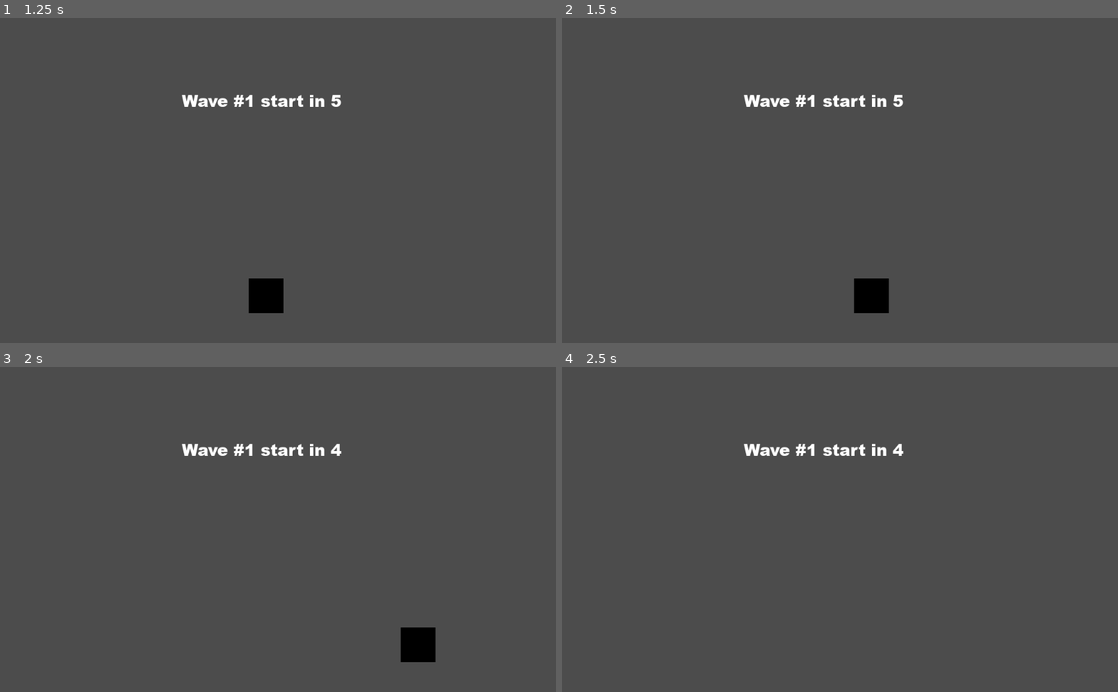
Above: before the commit, frames 1-4 (two rows, left to right).
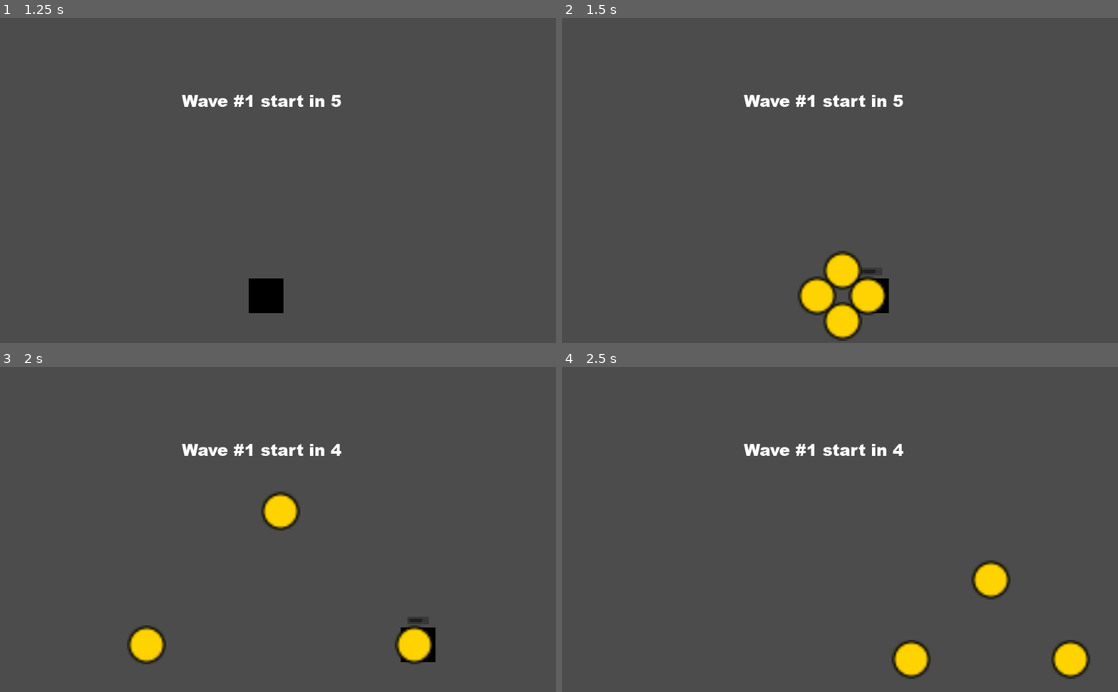
Above: after the commit, the same moments.

Repository: am-camila/Garden-Wars
Game: Godot game, scene res://models/Main/Main.tscn
The game is run twice, just before and just after one commit, with the same random seed, the same clock (stepped at 60 frames per second) and the same inputs.
Inputs:
- Up to frame 1 (1.25 s): click "Start" at 0.5 s
- Up to frame 2 (1.5 s): tap Enter at 1.25 s; hold D (move_right) from 1.28 s (still down); tap F (special_attack, bound only after the commit) at 1.35 s
- Up to frame 3 (2 s): keep holding D (move_right)
- Up to frame 4 (2.5 s): release D (move_right) at 2.03 s; hold S (move_down) from 2.03 s (still down); tap F (special_attack, bound only after the commit) at 2.1 s

Frame 1 is identical in both runs. In frame 2, 2.5% of the frame differs, in the area x 42-59%, y 71-100%; in frame 3, 1.9%; in frame 4, 1.9%.

Commit message:
agrego super disparo que consume vida al usarlo

Diff:
--- a/src/Player.gd
+++ b/src/Player.gd
@@ -81,10 +81,21 @@
 	if Input.is_action_pressed("move_up"):
 		player_position.y -= 1
 
+	if Input.is_action_just_pressed("special_attack"):
+		if max_health > 25:
+			_special_fire()
+			max_health -= 25
+			$LifePoints.value = max_health
+			$LifePoints.show()
+		if max_health == 25:
+			$CancelSpecialFire.play()
+
 	if player_position.length() > 0:
 		player_position = player_position.normalized() * speed
 
 	position += player_position * delta
+
+	check_health()
 
 
 
@@ -103,10 +114,32 @@
 			$LifePoints.show()
 			can_take_damage = false
 			$LifeTimer.start()
-			if max_health < 1:
-				print("mori")
+
 				#get_tree().paused = true
 
 
+func check_health():
+	if max_health < 1:
+				print("mori")
+
 func _on_LifeTimer_timeout():
 	can_take_damage = true
+
+
+func _special_fire():
+			var proj_N = projectile_scene.instance()
+			var proj_S = projectile_scene.instance()
+			var proj_E = projectile_scene.instance()
+			var proj_O = projectile_scene.instance()
+
+			proj_N.set_scale(Vector2(4,4))
+			proj_S.set_scale(Vector2(4,4))
+			proj_E.set_scale(Vector2(4,4))
+			proj_O.set_scale(Vector2(4,4))
+
+			var glob = fire_position.global_position
+			proj_N.initialize(projectile_container, fire_position.global_position, glob.direction_to(fire_position.global_position+(Vector2(0,10))))
+			proj_S.initialize(projectile_container, fire_position.global_position, glob.direction_to(fire_position.global_position+(Vector2(0,-10))))
+			proj_E.initialize(projectile_container, fire_position.global_position, glob.direction_to(fire_position.global_position+(Vector2(10,0))))
+			proj_O.initialize(projectile_container, fire_position.global_position, glob.direction_to(fire_position.global_position+(Vector2(-10,0))))
+			$SpecialFire.play()
--- a/src/Projectile.gd
+++ b/src/Projectile.gd
@@ -15,6 +15,7 @@
 	lifetime_timer.connect("timeout", self, "_on_lifetime_timer_timeout")
 	lifetime_timer.start()
 
+
 func _physics_process(delta):
 	position += direction * VELOCITY * delta
 
--- a/src/default_bus_layout.tres
+++ b/src/default_bus_layout.tres
@@ -5,11 +5,11 @@
 bus/1/solo = false
 bus/1/mute = false
 bus/1/bypass_fx = false
-bus/1/volume_db = 0.0
+bus/1/volume_db = -0.130497
 bus/1/send = "Master"
 bus/2/name = "SFX"
 bus/2/solo = false
 bus/2/mute = false
 bus/2/bypass_fx = false
-bus/2/volume_db = 0.0
+bus/2/volume_db = 0.464998
 bus/2/send = "Master"
--- a/src/models/Player/Player.tscn
+++ b/src/models/Player/Player.tscn
@@ -1,10 +1,12 @@
-[gd_scene load_steps=8 format=2]
+[gd_scene load_steps=10 format=2]
 
 [ext_resource path="res://assets/player.png" type="Texture" id=1]
 [ext_resource path="res://Player.gd" type="Script" id=2]
 [ext_resource path="res://models/Player/PlayerProjectile.tscn" type="PackedScene" id=3]
 [ext_resource path="res://assets/songs/Fire1.ogg" type="AudioStream" id=4]
 [ext_resource path="res://assets/songs/Fire2.ogg" type="AudioStream" id=5]
+[ext_resource path="res://assets/songs/Special_Fire.wav" type="AudioStream" id=6]
+[ext_resource path="res://assets/songs/Cancel_special_fire.wav" type="AudioStream" id=7]
 
 [sub_resource type="CircleShape2D" id=1]
 radius = 230.176
@@ -56,6 +58,12 @@
 volume_db = -10.0
 bus = "SFX"
 
+[node name="CancelSpecialFire" type="AudioStreamPlayer" parent="."]
+stream = ExtResource( 7 )
+
+[node name="SpecialFire" type="AudioStreamPlayer" parent="."]
+stream = ExtResource( 6 )
+
 [connection signal="body_entered" from="FireArea" to="." method="_on_FireArea_body_entered"]
 [connection signal="body_entered" from="HitArea" to="." method="_on_HitArea_body_entered"]
 [connection signal="timeout" from="LifeTimer" to="." method="_on_LifeTimer_timeout"]
--- a/src/project.godot
+++ b/src/project.godot
@@ -46,6 +46,10 @@
 window/stretch/mode="viewport"
 window/stretch/aspect="keep"
 
+[global]
+
+audio=false
+
 [gui]
 
 common/drop_mouse_on_gui_input_disabled=true
@@ -76,6 +80,11 @@
 , Object(InputEventKey,"resource_local_to_scene":false,"resource_name":"","device":0,"alt":false,"shift":false,"control":false,"meta":false,"command":false,"pressed":false,"scancode":16777234,"physical_scancode":0,"unicode":0,"echo":false,"script":null)
  ]
 }
+special_attack={
+"deadzone": 0.5,
+"events": [ Object(InputEventKey,"resource_local_to_scene":false,"resource_name":"","device":0,"alt":false,"shift":false,"control":false,"meta":false,"command":false,"pressed":false,"scancode":70,"physical_scancode":0,"unicode":0,"echo":false,"script":null)
+ ]
+}
 
 [physics]
 
Not shown, added: src/assets/songs/Cancel_special_fire.wav.import
Not shown, added: src/assets/songs/Special_Fire.wav.import
Not shown, added: src/export_presets.cfg
Not shown, added: src/assets/songs/Cancel_special_fire.wav
Not shown, added: src/assets/songs/Special_Fire.wav
